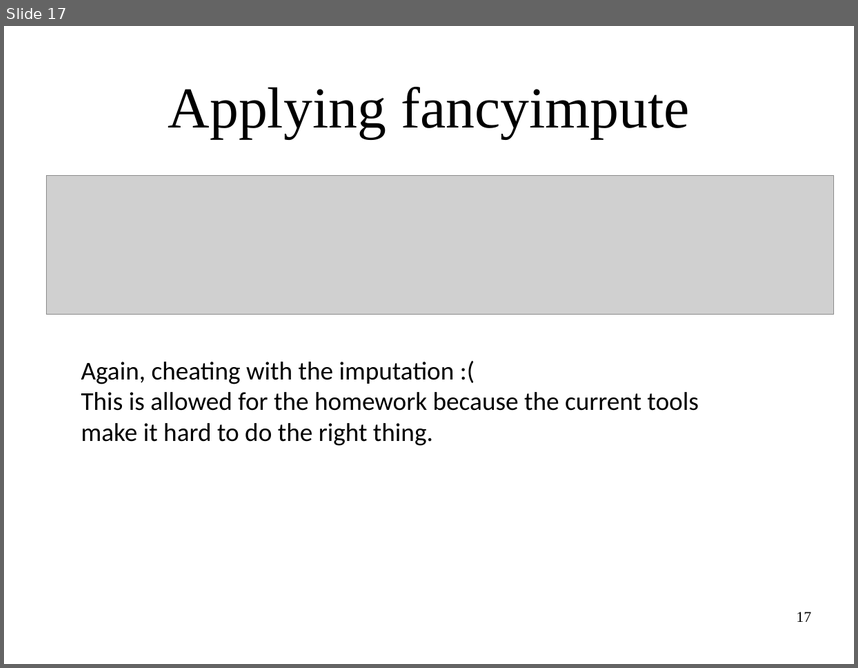
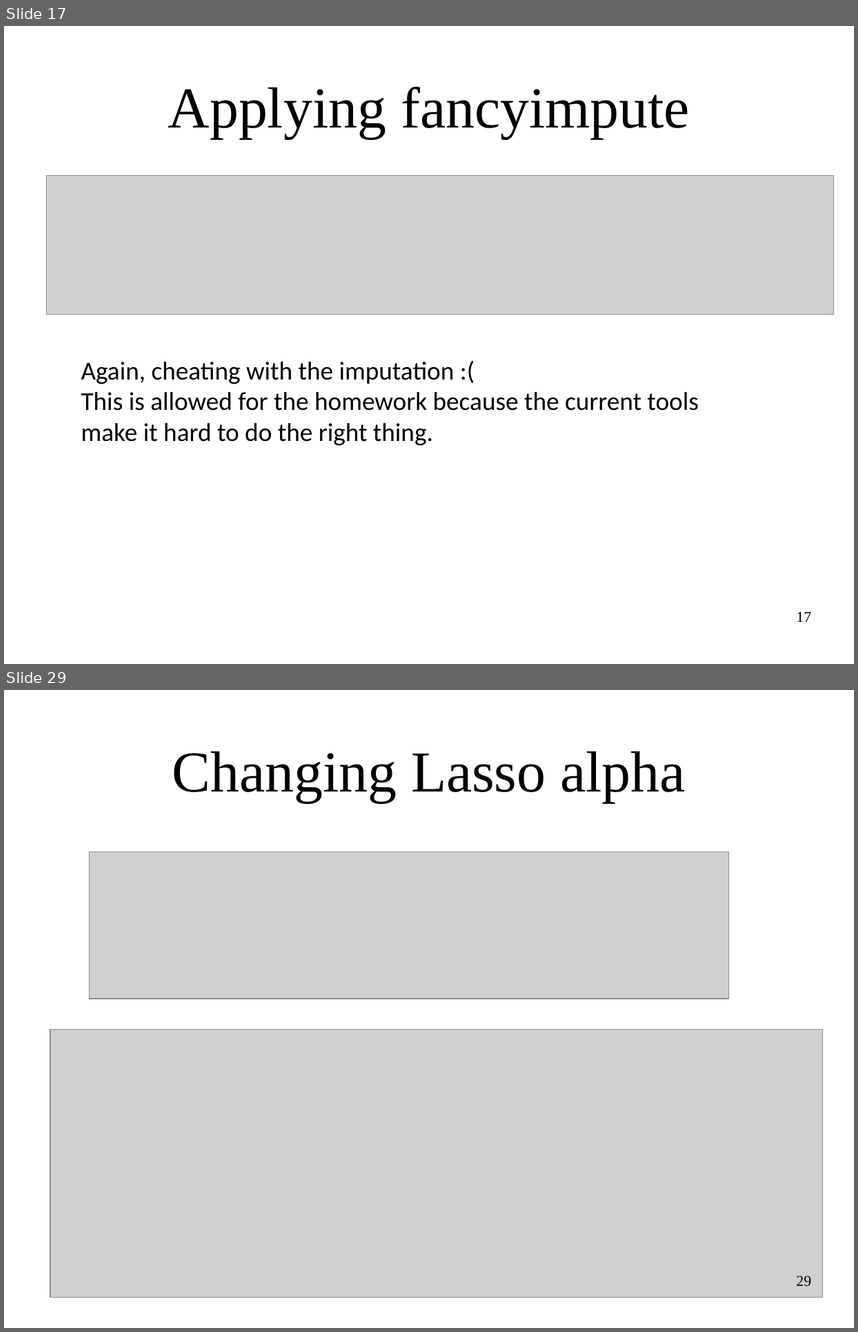
Before and after one commit to amueller/applied_ml_spring_2017, a slide deck: slides/aml-08-021317.odp. Shown one above the other, each under a label of ours: slide 17 before the commit, slides 17 and 29 after it; the slides between them are not shown. The pictures are 858x668 and 858x1332 pixels, drawn with LibreOffice and Linux fonts; fonts in the diff are those of the drawing; grey boxes stand for pictures. Boxes give left, top, right and bottom in pixels: in the first picture for what was removed or moved away, otherwise in the second. Text is boxed around its words. In the diff, an @@ line names an element or a change of style, - is before the commit and + after.

```diff
--- a/slides/aml-08-021317.odp
+++ b/slides/aml-08-021317.odp
@@ slide 29 added at <box>4,690,854,1328</box>, background #FFFFFF @@
@@ title added at <box>172,751,685,802</box>, 54 pt, text #000000 @@
+Changing Lasso alpha
@@ picture added at <box>90,852,729,998</box> @@
@@ picture added at <box>50,1029,823,1297</box> @@
@@ page number added at <box>796,1275,811,1286</box>, 14 pt, text #000000 @@
+29
```
Also in this commit, not shown: 14 other slides added, 1 other file.
